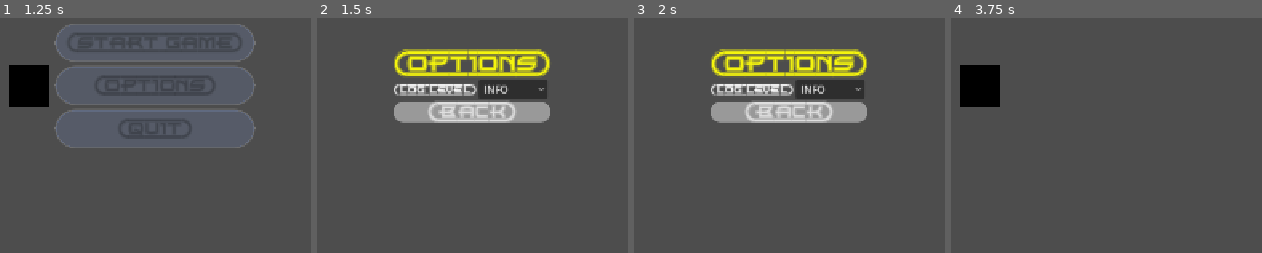
Above: before the commit, frames 1-4 (left to right).
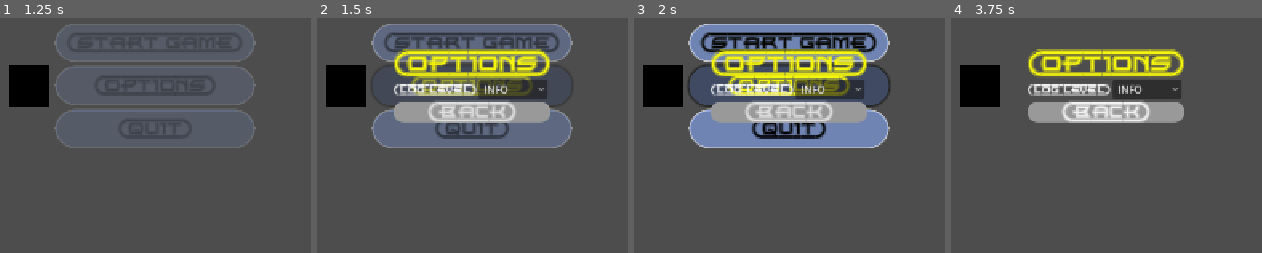
Above: after the commit, the same moments.

Repository: ikostan/SkyLockAssault
Game: Godot game, scene res://scenes/main_menu.tscn
The game is run twice, just before and just after one commit, with the same random seed, the same clock (stepped at 60 frames per second) and the same inputs. Video files are missing from this copy of the repository; at most half a second of black plays in their place.
Inputs (mouse positions are in pixels of both pictures, inside the frame that each line leads up to):
- Up to frame 1 (1.25 s): tap Enter at 0.5 s; hold D (move_right) from 0.53 s (still down)
- Up to frame 2 (1.5 s): release D (move_right) at 1.25 s; click "{OPTIONS}" at 1.25 s
- Up to frame 3 (2 s): no input
- Up to frame 4 (3.75 s): click (1106, 43) at 2 s, where only the run after the commit has a clickable "{START=GAME}"; click "INFO" at 2.75 s; click "{BACK}" at 3.5 s

Frame 1 is identical in both runs. In frame 2, 17% of the frame differs, in the area x 2-83%, y 2-56%; in frame 3, 20%; in frame 4, 12%.

Commit message:
Update globals.gd

Diff:
--- a/scripts/globals.gd
+++ b/scripts/globals.gd
@@ -31,8 +31,19 @@
 		log_message("No saved settings found—using default.", LogLevel.DEBUG)
 
 
+# In globals.gd (load_options())
+func load_options() -> void:
+	log_message("Instancing options menu over current scene.", LogLevel.DEBUG)
+	var options_scene: PackedScene = preload("res://scenes/options_menu.tscn")
+	if options_scene:
+		var options_inst: = options_scene.instantiate()
+		get_tree().root.add_child(options_inst)  # Add to root (on top)
+	else:
+		log_message("Error: Options scene not found!", LogLevel.ERROR)
+
+
 # In globals.gd (add after _load_settings())
-func load_options() -> void:
+func _load_options() -> void:
 	previous_scene = get_tree().current_scene.scene_file_path  # Store current path
 	log_message("Loading options menu from: " + previous_scene, LogLevel.DEBUG)
 	get_tree().paused = false  # Unpause tree before change (key fix)
